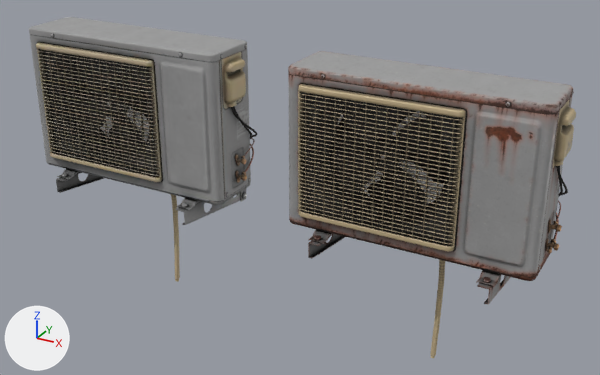
A saved change to the glTF model assets/models/exterior_aircon_unit/exterior_aircon_unit_1k.gltf.
The view is the same before and after, from a 50 mm camera at (1.259, -2.09, 1.236) aimed at (0.071, 0.07, 0.156). Every picture has the same lights, and +X, +Y and +Z are marked at lower left. The picture after the commit comes second. Objects named as collision shapes, trigger or cutter boxes, shadow casters or lower levels of detail are left out. Vertices at exactly the same position are counted once.

Objects in the first picture: 'exterior_aircon_unit', 'exterior_aircon_unit_rusted'.
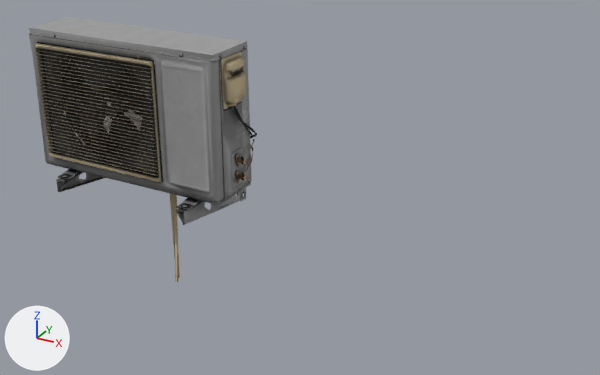
Edits to the bpy script that builds the scene:
```text
Change me_exterior_aircon_unit:
    used by ob_exterior_aircon_unit; location = (-0.5, 0.0, 0.0)
    remove me_exterior_aircon_unit.from_pydata(...)  # 5395 vertices, 9493 faces; spans x -0.393..0.407, y -0.158..0.216, z -0.32..0.608
    add me_exterior_aircon_unit.from_pydata(...)  # 1933 vertices, 1854 faces; spans x -0.391..0.409, y -0.159..0.216, z -0.32..0.607
    me_exterior_aircon_unit part 1: the loose piece of 168 vertices spanning x -0.377..0.377, y -0.108..0.097, z 0.585..0.608 is rebuilt with 12 vertices and now spans x -0.375..0.375, y -0.106..0.095, z 0.586..0.607
    me_exterior_aircon_unit part 2: 24 loose pieces with 379 vertices, spanning x -0.38..0.38, y -0.12..0.099, z 0.125..0.602, are deleted
    me_exterior_aircon_unit part 3: 13 vertices moved within x -0.327..0.392, y -0.055..0.19, z -0.308..0.425; 3906 vertices removed from x -0.393..0.407, y -0.158..0.216, z -0.32..0.588; 1063 vertices added at x -0.391..0.409, y -0.159..0.216, z -0.32..0.606
    other edits to the shape of me_exterior_aircon_unit do not show in these pictures
Add me_exterior_aircon_unit_mesh_lod1:
    me_exterior_aircon_unit_mesh_lod1.from_pydata(...)  # 895 vertices, 782 faces; spans x -0.391..0.403, y -0.159..0.216, z -0.319..0.595
    # faces by material slot: [765, 17]
    me_exterior_aircon_unit_mesh_lod1.materials.append(mat_exterior_aircon_unit_01)
    me_exterior_aircon_unit_mesh_lod1.materials.append(mat_exterior_aircon_unit_02)
Remove ob_exterior_aircon_unit_rusted:
    ob_exterior_aircon_unit_rusted = bpy.data.objects.new('exterior_aircon_unit_rusted', me_exterior_aircon_unit_rusted)
    ob_exterior_aircon_unit_rusted.location = (0.5, 0.0, 0.0)
Add ob_exterior_aircon_unit_lod1:
    ob_exterior_aircon_unit_lod1 = bpy.data.objects.new('exterior_aircon_unit_LOD1', me_exterior_aircon_unit_mesh_lod1)
    ob_exterior_aircon_unit_lod1.location = (-0.5, 0.0, 0.0)
```

Pixel boxes (x1, y1, x2, y2) of what changed, in the pictures (600 x 375 px):
'exterior_aircon_unit_rusted', deleted
    before: (288, 51, 576, 358)
    faces in mat_exterior_aircon_unit_rusted_01: (288, 51, 576, 358)
    faces in mat_exterior_aircon_unit_rusted_02: (338, 111, 444, 204)
'exterior_aircon_unit', reshaped
    before: (29, 17, 257, 282)
    after: (29, 17, 256, 281)
'exterior_aircon_unit_LOD1', added
    after: (28, 32, 257, 281)
    faces in mat_exterior_aircon_unit_01: (28, 32, 257, 281)
part 1 of me_exterior_aircon_unit, rebuilt
    both: (29, 17, 247, 62)
part 2 of me_exterior_aircon_unit, deleted
    before: (48, 34, 251, 182)
part 3 of me_exterior_aircon_unit, cut back
    before: (30, 35, 257, 282)
    after: (31, 33, 256, 281)
